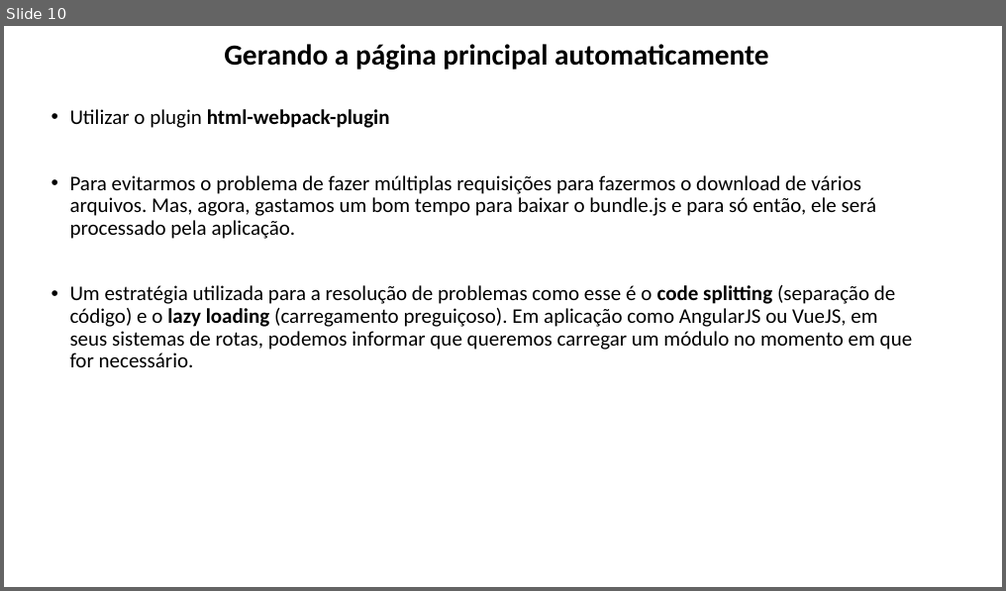
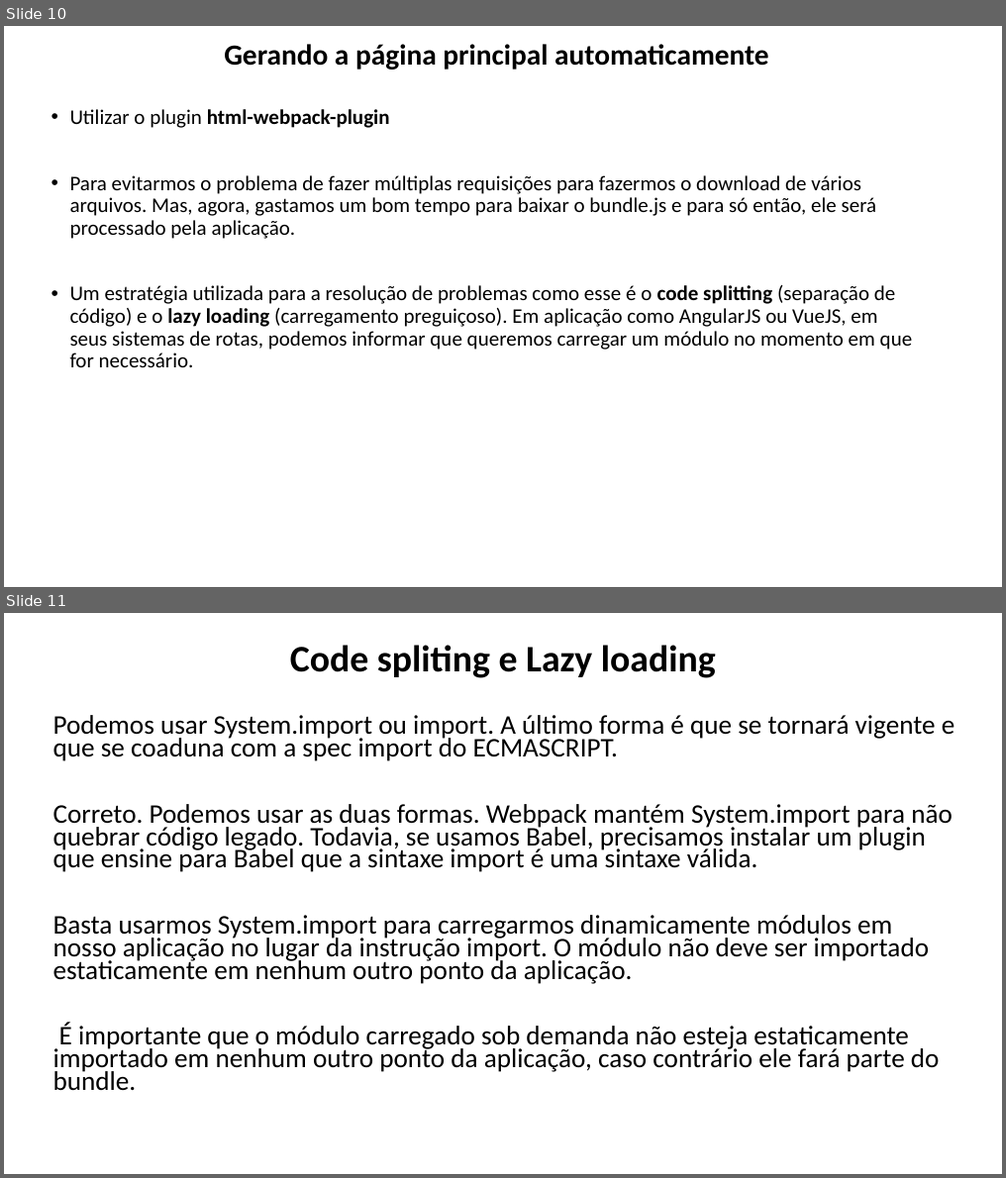
Before and after one commit to lacsousa/webpack, a slide deck: docs/Webpack-resumo.pptx. Shown one above the other, each under a label of ours: slide 10 before the commit, slides 10 and 11 after it. The pictures are 1006x591 and 1006x1178 pixels, drawn with LibreOffice and Linux fonts; fonts in the diff are those of the drawing. Boxes give left, top, right and bottom in pixels: in the first picture for what was removed or moved away, otherwise in the second. Text is boxed around its words. In the diff, an @@ line names an element or a change of style, - is before the commit and + after.

```diff
--- a/docs/Webpack-resumo.pptx
+++ b/docs/Webpack-resumo.pptx
@@ slide 11 added at [4,613,1002,1174], background #FFFFFF @@
@@ title added at [290,645,716,678], 36 pt, text #000000, bold @@
+Code spliting e Lazy loading
@@ text added at [54,715,955,1091], 25.9 pt, text #000000 @@
+Podemos usar System.import ou import. A último forma é que se tornará vigente e que se coaduna com a spec import do ECMASCRIPT.
+Correto. Podemos usar as duas formas. Webpack mantém System.import para não quebrar código legado. Todavia, se usamos Babel, precisamos instalar um plugin que ensine para Babel que a sintaxe import é uma sintaxe válida.
+Basta usarmos System.import para carregarmos dinamicamente módulos em nosso aplicação no lugar da instrução import. O módulo não deve ser importado estaticamente em nenhum outro ponto da aplicação.
+É importante que o módulo carregado sob demanda não esteja estaticamente importado em nenhum outro ponto da aplicação, caso contrário ele fará parte do bundle.
```
Also in this commit, not shown: 2 other slides added, 1 slide removed, 11 other files.
